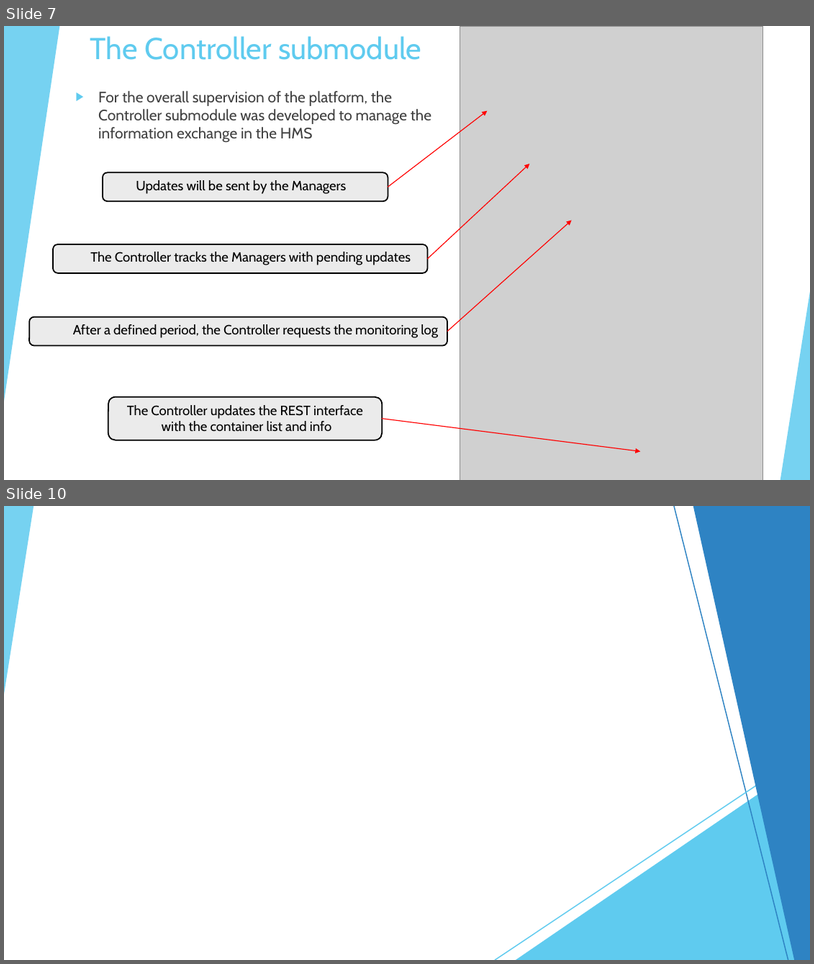
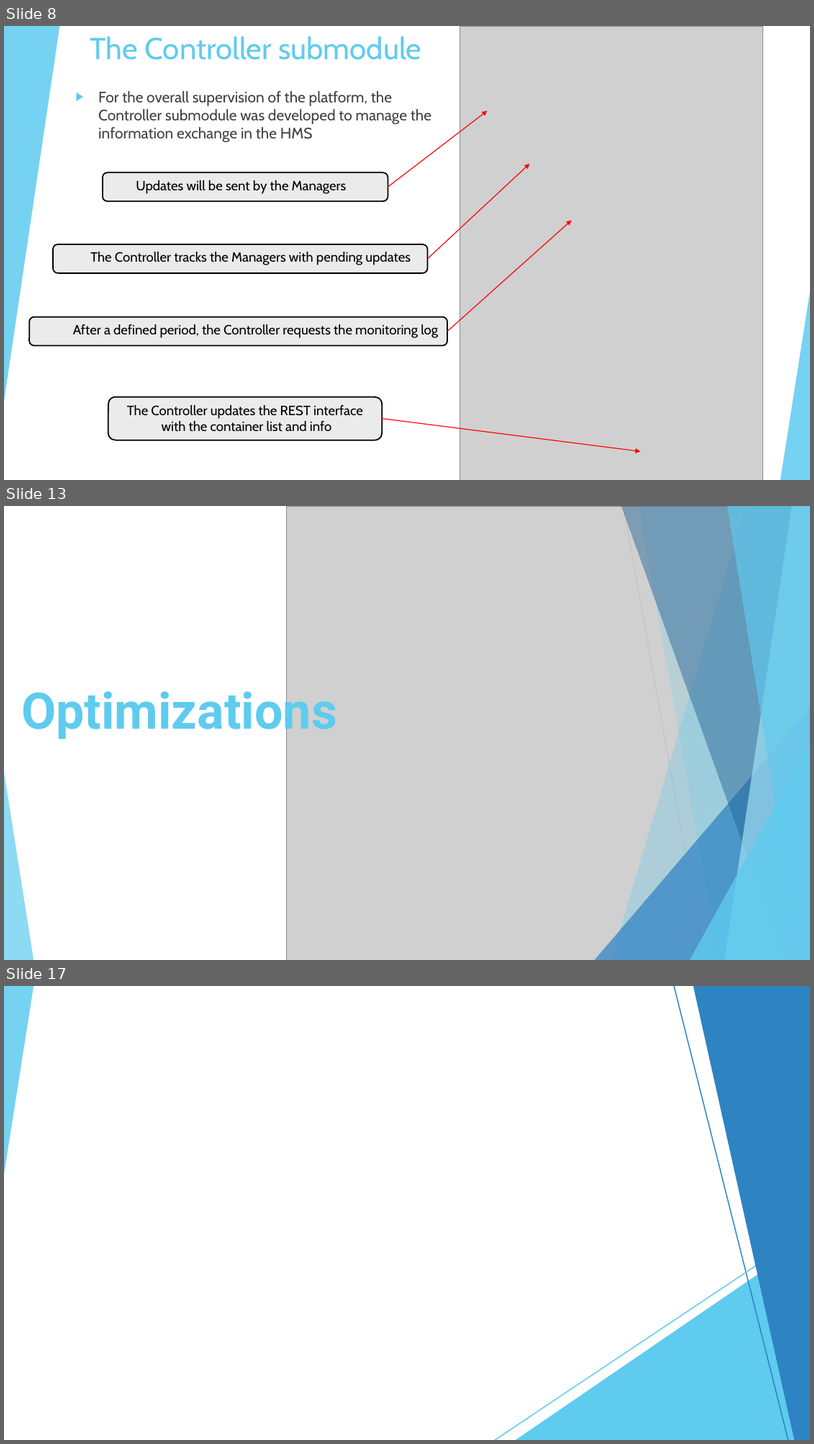
Before and after one commit to BarsantiNicola/DockerHealthMonitoring, a slide deck: Documentation/Cloud-Computing-Proj-Presentation.pptx. Shown one above the other, each under a label of ours: slides 7 and 10 before the commit, slides 8, 13 and 17 after it; the slides between them are not shown. The pictures are 814x964 and 814x1444 pixels, drawn with LibreOffice and Linux fonts; fonts in the diff are those of the drawing; grey boxes stand for pictures. Boxes give left, top, right and bottom in pixels: in the first picture for what was removed or moved away, otherwise in the second. Text is boxed around its words. In the diff, an @@ line names an element or a change of style, - is before the commit and + after.

```diff
--- a/Documentation/Cloud-Computing-Proj-Presentation.pptx
+++ b/Documentation/Cloud-Computing-Proj-Presentation.pptx
@@ slide 13 added at bbox=[4, 506, 810, 960], background #FFFFFF; not listed: 10 template elements that a slide beside it also shows @@
@@ picture added at bbox=[286, 506, 810, 960] @@
@@ freeform shape added at bbox=[612, 506, 810, 960], fill #5FCBEF at 30% opacity @@
@@ freeform shape added at bbox=[622, 506, 810, 960], fill #226292 at 47% opacity @@
@@ line added from (624, 506) to (705, 960), #BFBFBF 0.75 pt @@
@@ freeform shape added at bbox=[639, 506, 810, 960], fill #5FCBEF at 20% opacity @@
@@ freeform shape added at bbox=[725, 506, 810, 960], fill #9FE0F5 at 70% opacity @@
@@ freeform shape added at bbox=[728, 506, 810, 960], fill #5FCBEF at 65% opacity @@
@@ title added at bbox=[21, 683, 337, 741], 60 pt, text #5FCBEF, bold @@
+Optimizations
@@ triangle added at bbox=[595, 708, 810, 960], fill #2E83C3 at 72% opacity @@
@@ line added from (810, 750) to (495, 960), #D9D9D9 0.75 pt @@
@@ triangle added at bbox=[690, 744, 810, 960], fill #5FCBEF at 80% opacity @@
@@ what was slide 7 is now slide 8 @@
@@ what was slide 10 is now slide 17 @@
```
Also in this commit, not shown: 2 slides changed, 7 other slides added, 2 slides removed.
